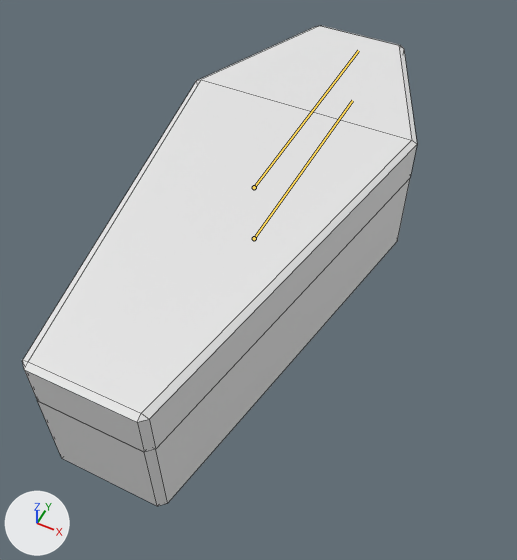
A saved change to the Blender file resources/meshes/coffinComplex.blend.
Rendered twice from a camera (50 mm lens) standing at (0.65, -1.274, 1.547) and looking at (0.083, -0.141, 0.131). The axes (+X, +Y, +Z) are drawn at lower left. The lights are the same throughout. The bones that bend it are drawn over the model as lines. Mesh edges are drawn as thin lines.

In view in the first picture: 'coffinComplex01'.
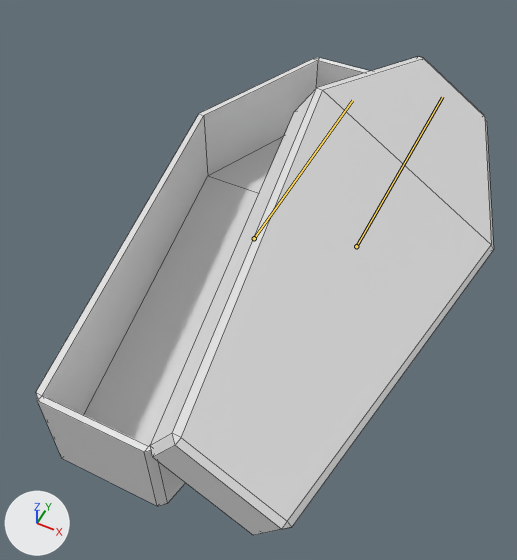
The newer file adds an action. The first version stands in its rest pose; the second is drawn at frame 1 of the action '80_close01'.

What differs and where, as boxes [x1, y1, x2, y2] in the pictures (517 x 560 px):
'coffinComplex01', posed (16% wider)
    before: [22, 26, 417, 506]
    after: [36, 57, 494, 535]
bone 'coffinLid', root to tip
    before: (254, 187) to (358, 50)
    after: (356, 246) to (442, 97)

The change in detail:
Bone 'coffinLid' (bone_coffinlid) moves from (0.0, 0.0, 0.0) to (0.296, 0.0, -0.086).
Bone 'coffinLid' (bone_coffinlid) turns from (0, 0, 0) to (0, 32, 0) degrees about its own x, y and z.
